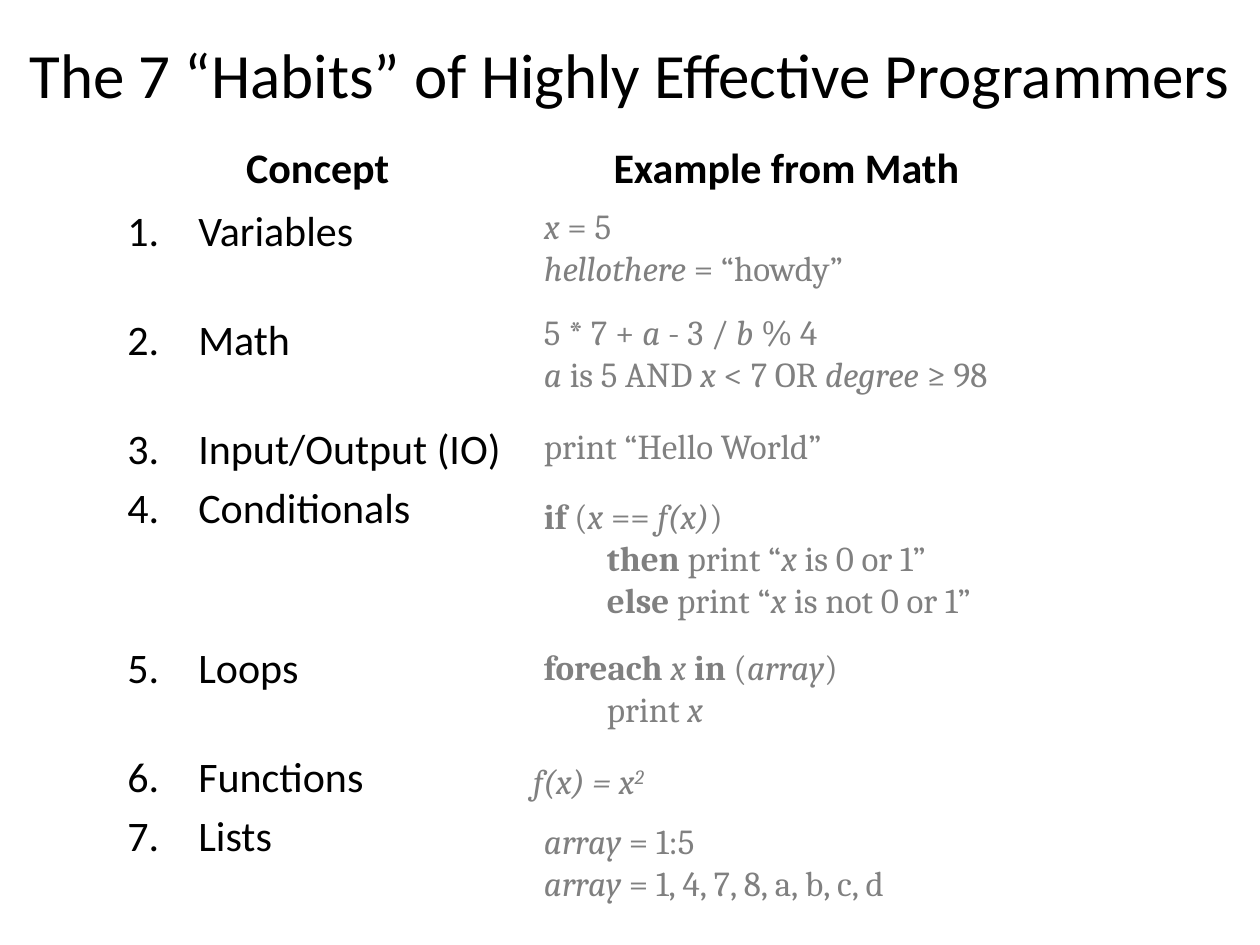
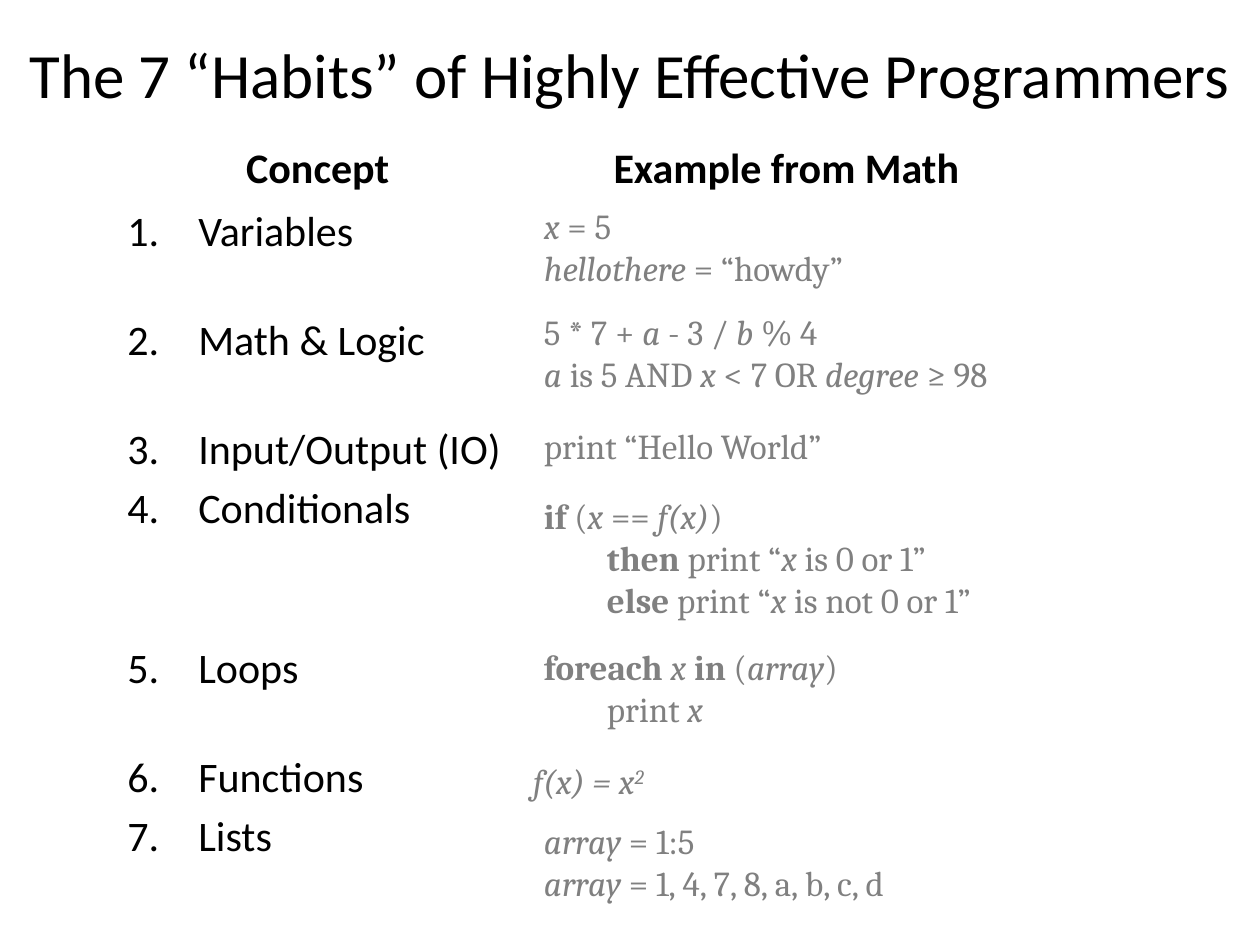
Before and after one commit to emhill/117-S15, a slide deck: slide 9 of src/morea/materials/02-7BasicProgrammingConcepts.pptx. Drawn at 1260x945 pixels with LibreOffice and Linux fonts; fonts in the diff are those of the drawing. Boxes give left, top, right and bottom in pixels: in the first picture for what was removed or moved away, otherwise in the second. Text is boxed around its words. In the diff, an @@ line names an element or a change of style, - is before the commit and + after.

```diff
--- a/src/morea/materials/02-7BasicProgrammingConcepts.pptx
+++ b/src/morea/materials/02-7BasicProgrammingConcepts.pptx
@@ text at (x1=198, y1=325, x2=425, y2=363): text changed @@
-2. Math
+2. Math & Logic
```
Also in this commit, not shown: 23 other files.
